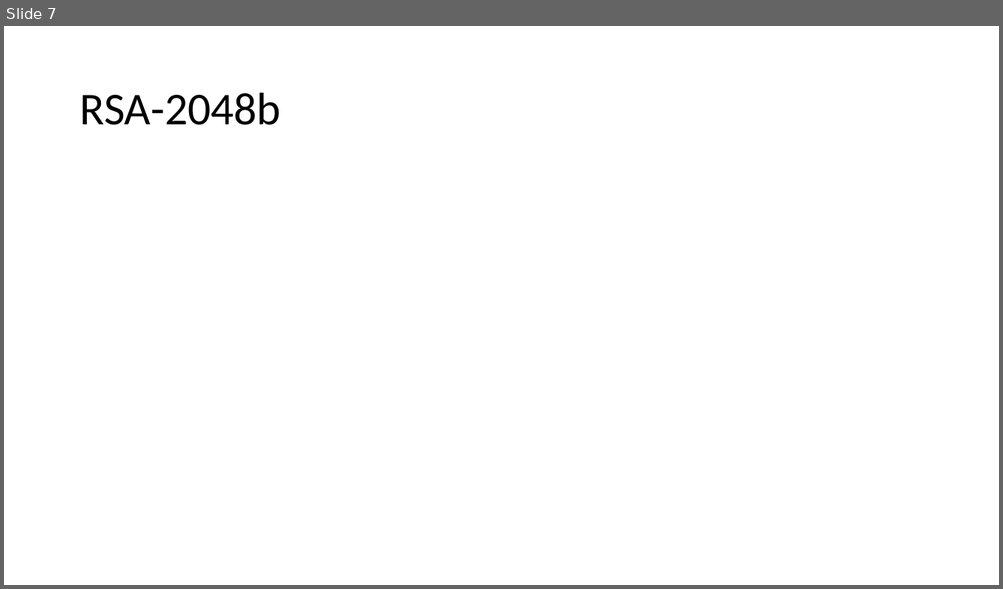
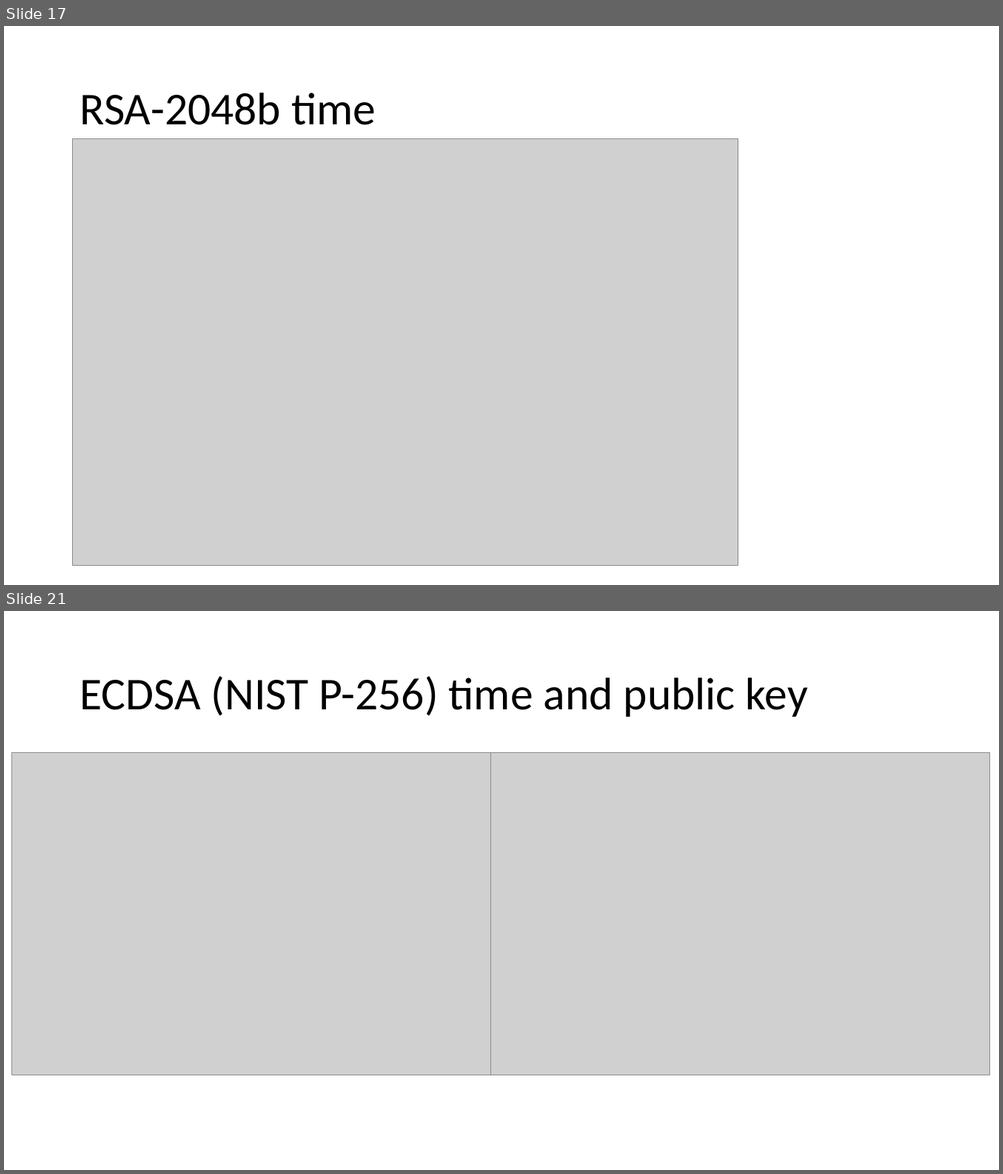
Before and after one commit to michal-cech/PV204-Project, a slide deck: vystupy/eng_BearSSL.pptx. Shown one above the other, each under a label of ours: slide 7 before the commit, slides 17 and 21 after it; the slides between them are not shown. The pictures are 1003x589 and 1003x1174 pixels, drawn with LibreOffice and Linux fonts; fonts in the diff are those of the drawing; grey boxes stand for pictures. Boxes give left, top, right and bottom in pixels: in the first picture for what was removed or moved away, otherwise in the second. Text is boxed around its words. In the diff, an @@ line names an element or a change of style, - is before the commit and + after.

```diff
--- a/vystupy/eng_BearSSL.pptx
+++ b/vystupy/eng_BearSSL.pptx
@@ slide 21 added at [4, 611, 999, 1170], background #FFFFFF @@
@@ title added at [79, 676, 808, 717], 44 pt, text #000000 @@
+ECDSA (NIST P-256) time and public key
@@ picture added at [11, 753, 511, 1076] @@
@@ picture added at [490, 753, 990, 1076] @@
@@ what was slide 7 is now slide 17 @@
@@ slide 17 changed as well @@
@@ title at [79, 93, 375, 125]: text changed @@
-RSA-2048b
+RSA-2048b time
@@ picture added at [73, 138, 738, 566] @@
```
Also in this commit, not shown: 1 other slide changed, 20 other slides added, 9 slides removed, 1 other file.
